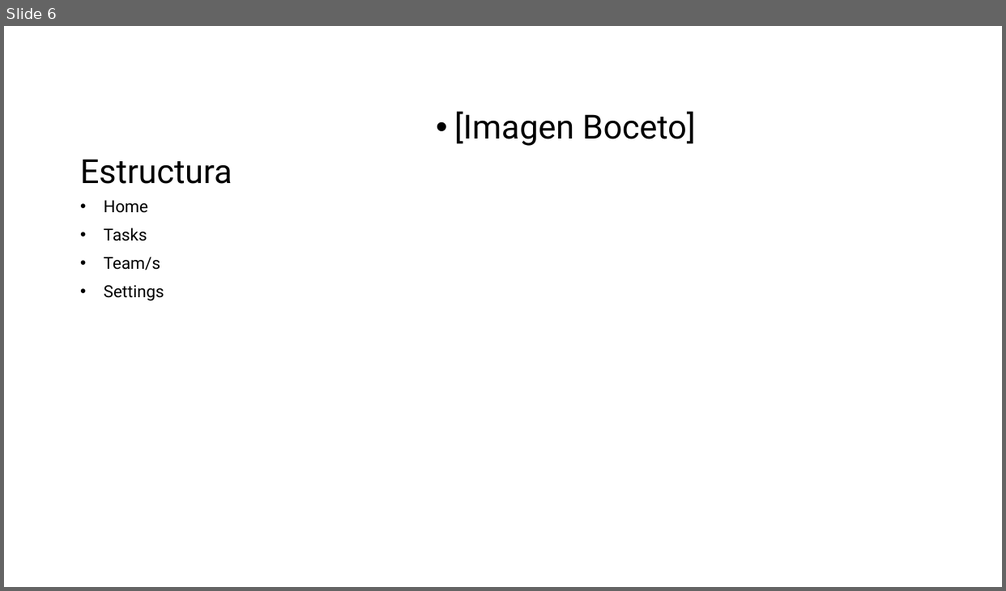
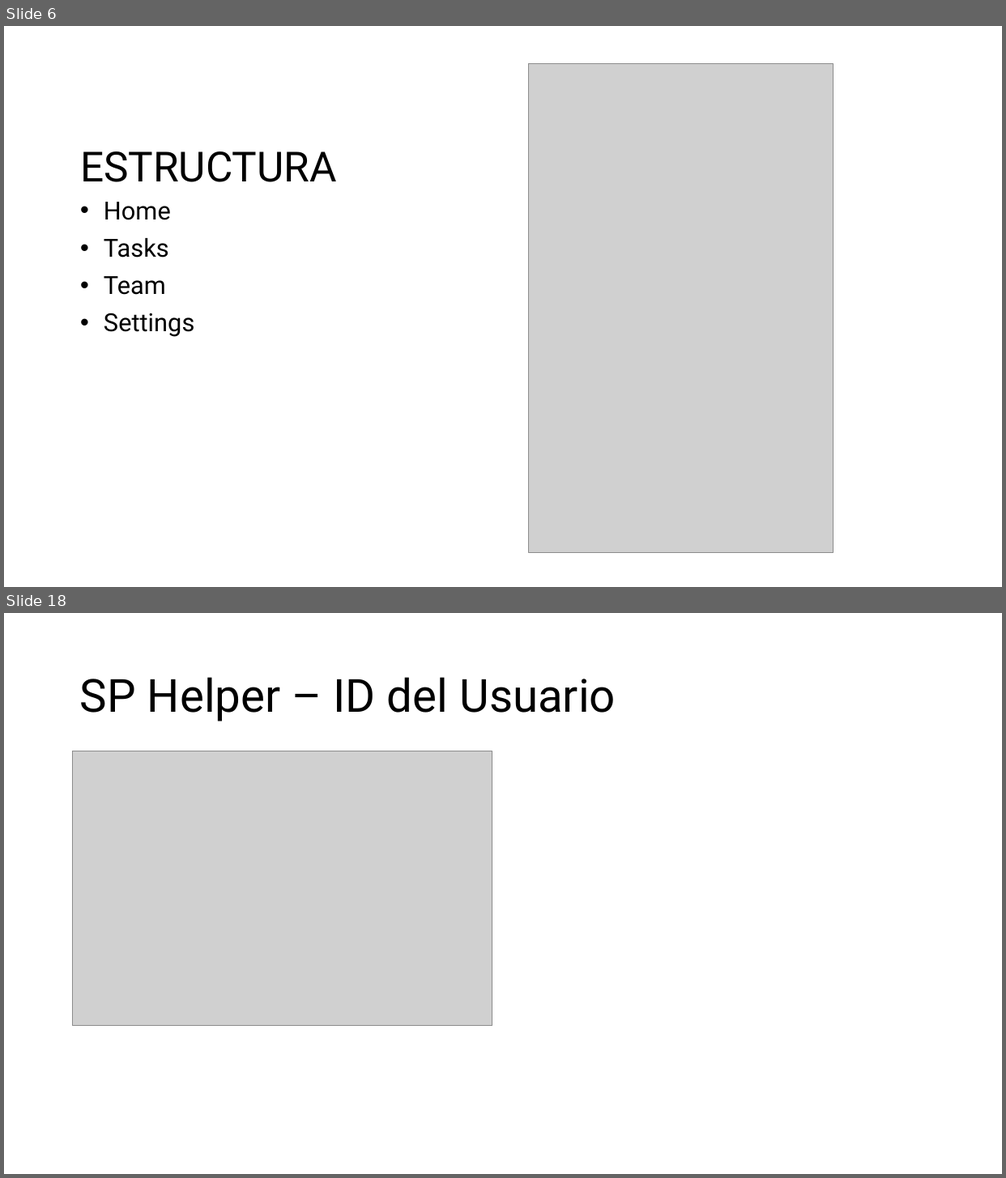
Before and after one commit to aniballpxess/CursoFP2-Apuntes, a slide deck: ASIGNATURAS/PM/PRACTICA/Ficheros-de-entregas/Presentacion-Proyecto-Macarena.pptx. Shown one above the other, each under a label of ours: slide 6 before the commit, slides 6 and 18 after it; the slides between them are not shown. The pictures are 1006x591 and 1006x1178 pixels, drawn with LibreOffice and Linux fonts; fonts in the diff are those of the drawing; grey boxes stand for pictures. Boxes give left, top, right and bottom in pixels: in the first picture for what was removed or moved away, otherwise in the second. Text is boxed around its words. In the diff, an @@ line names an element or a change of style, - is before the commit and + after.

```diff
--- a/ASIGNATURAS/PM/PRACTICA/Ficheros-de-entregas/Presentacion-Proyecto-Macarena.pptx
+++ b/ASIGNATURAS/PM/PRACTICA/Ficheros-de-entregas/Presentacion-Proyecto-Macarena.pptx
@@ slide 18 added at (4, 613, 1002, 1174), background #FFFFFF @@
@@ title added at (80, 677, 616, 722), 44 pt, text #000000 @@
+SP Helper – ID del Usuario
@@ picture added at (73, 752, 492, 1026) @@
@@ slide 6 changed as well @@
@@ picture added at (529, 63, 833, 553) @@
@@ text removed at (454, 111, 696, 146) @@
-• [Imagen Boceto]
@@ title at (80, 152, 337, 182): text changed; size 32 to 40 pt @@
-Estructura
+ESTRUCTURA
@@ text at (104, 202, 194, 337): size 16 to 24 pt in "Home", "Tasks", "Settings" @@
@@ text at (104, 276, 166, 295): text changed; size 16 to 24 pt @@
-• Team/s
+• Team
```
Also in this commit, not shown: 1 other slide changed, 13 other slides added, 44 other files.
